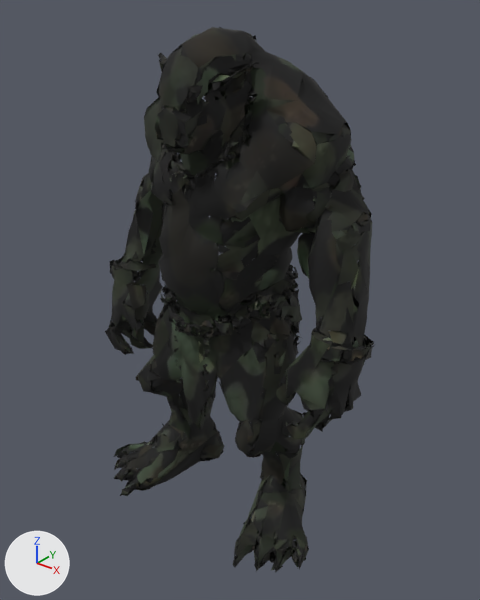
Before and after pictures for a commit that changed the glTF model public/world/cave-troll.glb.
Before and after are seen from a 50 mm camera at (1.364, -1.638, 1.893) aimed at (0.046, 0.009, 0.872). Arrows for +X, +Y and +Z are at lower left; the lights stay in place. The first picture is the older version. Where no turn or scale is listed for an object, it has been applied to the vertices. Vertices at exactly the same position are counted once.

Names of what the first picture shows: 'cave-troll'.
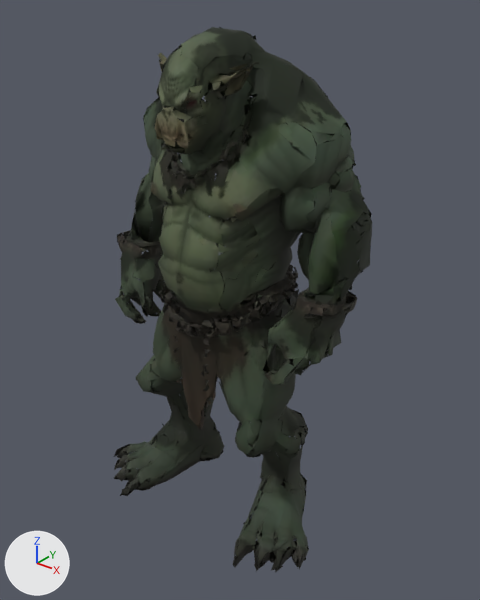
Boxes [x1, y1, x2, y2] around the edits, measured in the pictures (480 x 600 px; the box of a moved part takes in the faces that stretch with it):
'cave-troll', reshaped
    before: [105, 27, 375, 573]
    after: [114, 27, 372, 573]
part 1 of me_geometry_0_002, moved or reshaped
    before: [129, 309, 148, 349]
    after: [136, 280, 159, 316]
part 2 of me_geometry_0_002, moved or reshaped
    before: [116, 335, 131, 349]
    after: [126, 303, 141, 317]
part 3 of me_geometry_0_002, deleted
    before: [105, 259, 375, 440]
part 4 of me_geometry_0_002, moved or reshaped
    before: [109, 101, 374, 481]
    after: [115, 97, 370, 477]
part 5 of me_geometry_0_002, moved or reshaped
    before: [243, 519, 307, 554]
    after: [243, 519, 309, 554]
part 6 of me_geometry_0_002, surface changed
    before: [118, 29, 362, 565]
    after: [118, 29, 370, 565]

Patch to the scene script:
```diff
--- a/public/world/cave-troll.glb.py
+++ b/public/world/cave-troll.glb.py
@@ me_geometry_0_002 @@
 # used by ob_cave_troll; location = (0.0, 0.0, 0.025)
-me_geometry_0_002.from_pydata(...)  # 8841 vertices, 8000 faces; spans x -0.57..0.57, y -0.34..0.31, z 0.0..1.74
+me_geometry_0_002.from_pydata(...)  # 8853 vertices, 8000 faces; spans x -0.5..0.5, y -0.34..0.31, z 0.0..1.74
+# me_geometry_0_002 part 1: the loose piece of 36 vertices spanning x -0.54..-0.36, y -0.09..0.05, z 0.52..0.64 is scaled about its middle by (1.01, 1, 0.941), then moved by (0.09, -0.01, 0.17)
+# me_geometry_0_002 part 2: the loose piece of 9 vertices spanning x -0.45..-0.39, y -0.16..-0.12, z 0.55..0.6 is moved by (0.08, -0.01, 0.17)
+# me_geometry_0_002 part 3: 48 loose pieces with 395 vertices, spanning x -0.57..0.56, y -0.18..0.09, z 0.52..0.88, are deleted
+# me_geometry_0_002 part 4: 59 vertices moved from x -0.47..0.51, y -0.18..0.24, z 0.25..1.56 to x -0.47..0.45, y -0.18..0.24, z 0.25..1.56; 926 vertices removed from x -0.55..0.57, y -0.28..0.27, z 0.05..1.56; 1330 vertices added at x -0.5..0.5, y -0.26..0.27, z 0.02..1.62
+# me_geometry_0_002 part 5: 2 vertices removed from x 0.27..0.47, y -0.17..-0.15, z 0.0..0.05; 4 vertices added at x 0.24..0.46, y -0.21..-0.14, z 0.0..0.06
+# me_geometry_0_002 part 6: 5854 kept faces spanning x -0.48..0.48, y -0.34..0.31, z 0.0..1.74 get new texture (UV) coordinates
+# other edits to the shape of me_geometry_0_002 do not show in these pictures
 me_geometry_0_002.materials.append(mat_worldbody)
```
